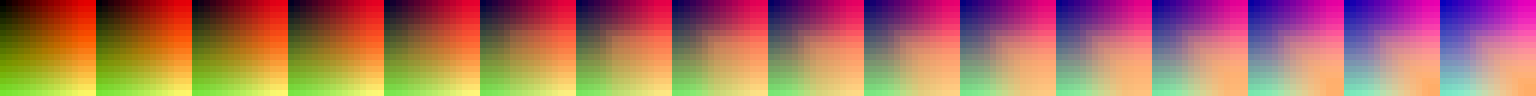
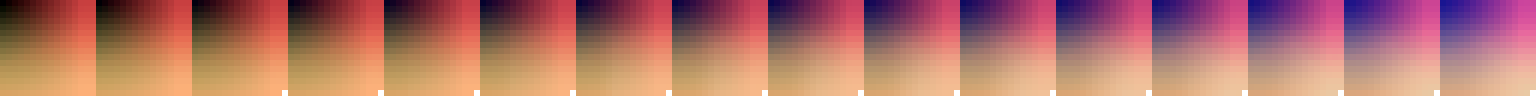
Revision of a layered 1536 x 96 image; what changed, layer by layer:
added layer "none.png copy #2" above "none.png copy #3" over [282, 90, 1536, 96]
added layer "none.png copy #3" above "none.png copy #1" over [408, 24, 1536, 96]
"none.png copy #1": opacity 100% → 60%, painted on it over [0, 0, 1536, 96]
"none.png copy": opacity 79% → 100%, painted on it over [0, 0, 1536, 96]
hid "none.png" over [0, 0, 1536, 96]
